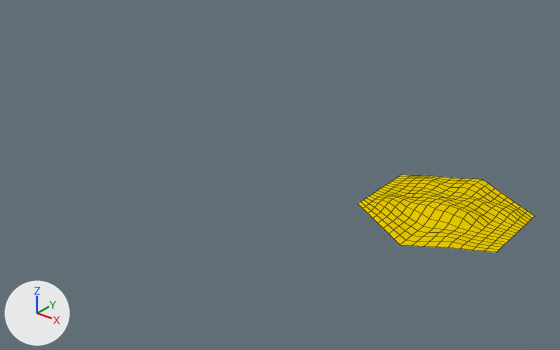
One commit to the Blender file ogre_resources/__design/village_basic.blend: the scene before it, then after it.
One viewpoint serves both versions: a camera (50 mm lens) standing at (6.14, -5.53, 4.32) and looking at (1.12, 0.74, 0.43). Arrows for +X, +Y and +Z are at lower left; the lights stay in place. Mesh edges are drawn as thin lines.

The first picture shows 'desert'.
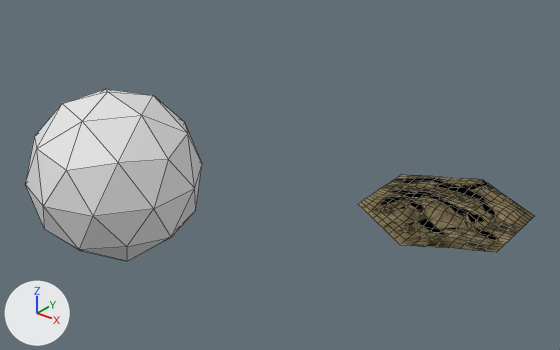
Where the change shows, as pixel boxes [x1, y1, x2, y2] in the pictures (560 x 350 px):
'TestObject', added: after [25, 89, 202, 261]
'desert', surface changed (yellow to brown): [358, 175, 534, 252] in both

Diff of the bpy script that builds the scene:
```diff
--- a/ogre_resources/__design/village_basic.blend.py
+++ b/ogre_resources/__design/village_basic.blend.py
@@ img_desertnormalmap @@
+img_desertnormalmap = load_image('DesertNormalMap', '_unpacked/DesertNormalMap', 1024, 1024, 'sRGB')
@@ img_sand_01_diff_1k_jpg @@
+img_sand_01_diff_1k_jpg = load_image('sand_01_diff_1k.jpg', 'sand_01_diff_1k.jpg', 1024, 1024, 'sRGB')
@@ mat_desertmaterial @@
 mat_desertmaterial = bpy.data.materials.new('DesertMaterial')
-# nodes: BsdfDiffuse, OutputMaterial
-# colours: yellow #e7cb00
+# nodes: BsdfSheen, Bump, OutputMaterial, TexImage x2, UVMap x2
+# uses the picture img_desertnormalmap
+# uses the picture img_sand_01_diff_1k_jpg
@@ me_desert @@
 me_desert.from_pydata(...)  # 289 vertices, 256 faces; spans x -0.88..0.88, y -1.01..1.01, z 0.0..0.14
 # used by ob_desert; location = (2.654, 1.903, 0.009)
+# me_desert part 1: texture (UV) coordinates changed
 me_desert.materials.append(mat_desertmaterial)
@@ me_icosphere @@
+me_icosphere.from_pydata(...)  # an icosphere of 80 faces spanning x -0.95..0.95, y -1.0..1.0, z -1.0..1.0
@@ ob_testobject @@
+ob_testobject = bpy.data.objects.new('TestObject', me_icosphere)
+ob_testobject.location = (-0.346, -0.425, 0.442)
```
